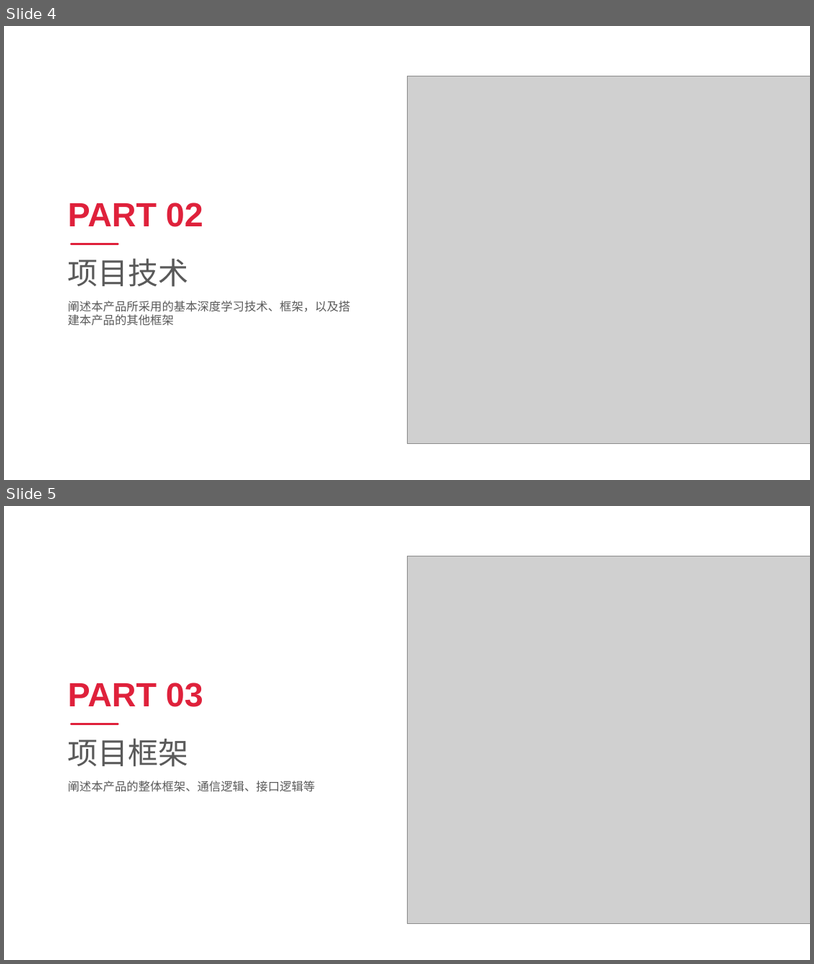
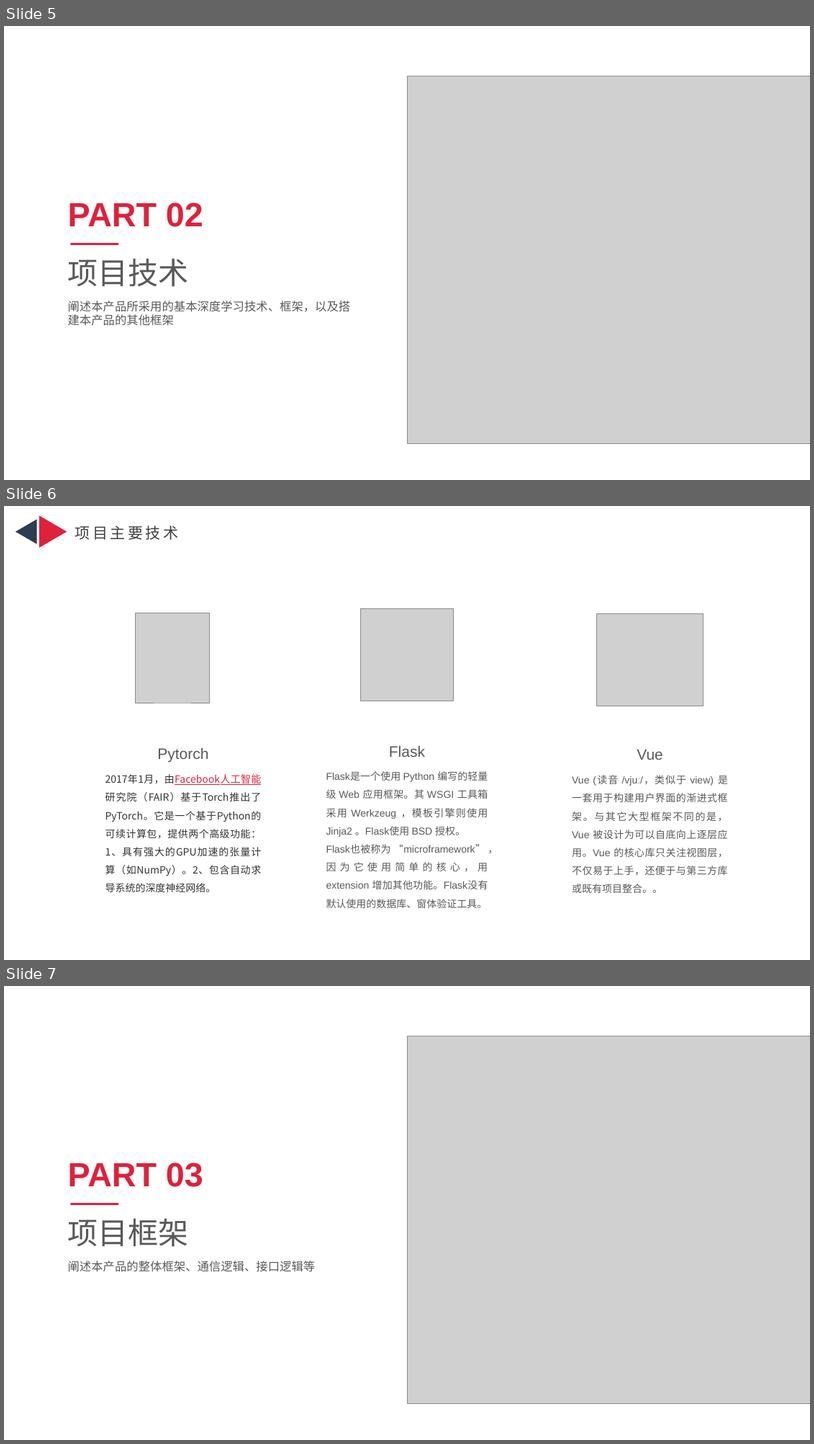
Before and after one commit to WhileBug/SoftwareCup_Interface, a slide deck: 报告/报告PPT.pptx. Shown one above the other, each under a label of ours: slides 4 and 5 before the commit, slides 5, 6 and 7 after it. The pictures are 814x964 and 814x1444 pixels, drawn with LibreOffice and Linux fonts; fonts in the diff are those of the drawing; grey boxes stand for pictures. Boxes give left, top, right and bottom in pixels: in the first picture for what was removed or moved away, otherwise in the second. Text is boxed around its words. In the diff, an @@ line names an element or a change of style, - is before the commit and + after.

```diff
--- a/报告/报告PPT.pptx
+++ b/报告/报告PPT.pptx
@@ slide 6 added at [4, 506, 810, 960], background #FFFFFF @@
@@ triangle added at [16, 519, 36, 544], fill #2C3E50 @@
@@ triangle added at [39, 516, 67, 548], fill #DF213B @@
@@ text added at [75, 525, 178, 540], 18 pt, text #404040 @@
+项目主要技术
@@ picture added at [135, 613, 210, 703] @@
@@ picture added at [361, 609, 453, 701] @@
@@ picture added at [597, 614, 703, 706] @@
@@ text added at [157, 748, 208, 762], 18 pt, text #595959 @@
+Pytorch
@@ text added at [389, 746, 425, 757], 18 pt, text #595959 @@
+Flask
@@ text added at [637, 749, 664, 759], 18 pt, text #595959 @@
+Vue
@@ text added at [106, 774, 262, 892], 12 pt, text #333333 @@
+2017年1月，由Facebook人工智能研究院（FAIR）基于Torch推出了PyTorch。它是一个基于Python的可续计算包，提供两个高级功能：1、具有强大的GPU加速的张量计算（如NumPy）。2、包含自动求导系统的深度神经网络。
@@ text added at [327, 771, 489, 908], 12 pt, text #595959 @@
+Flask是一个使用 Python 编写的轻量级 Web 应用框架。其 WSGI 工具箱采用 Werkzeug ，模板引擎则使用 Jinja2 。Flask使用 BSD 授权。
+Flask也被称为 “microframework” ，因为它使用简单的核心，用 extension 增加其他功能。Flask没有默认使用的数据库、窗体验证工具。
@@ text added at [572, 775, 728, 893], 12 pt, text #595959 @@
+Vue (读音 /vjuː/，类似于 view) 是一套用于构建用户界面的渐进式框架。与其它大型框架不同的是，Vue 被设计为可以自底向上逐层应用。Vue 的核心库只关注视图层，不仅易于上手，还便于与第三方库或既有项目整合。。
@@ what was slide 4 is now slide 5 @@
@@ what was slide 5 is now slide 7 @@
```
Also in this commit, not shown: 3 other slides added, 11 other files.
